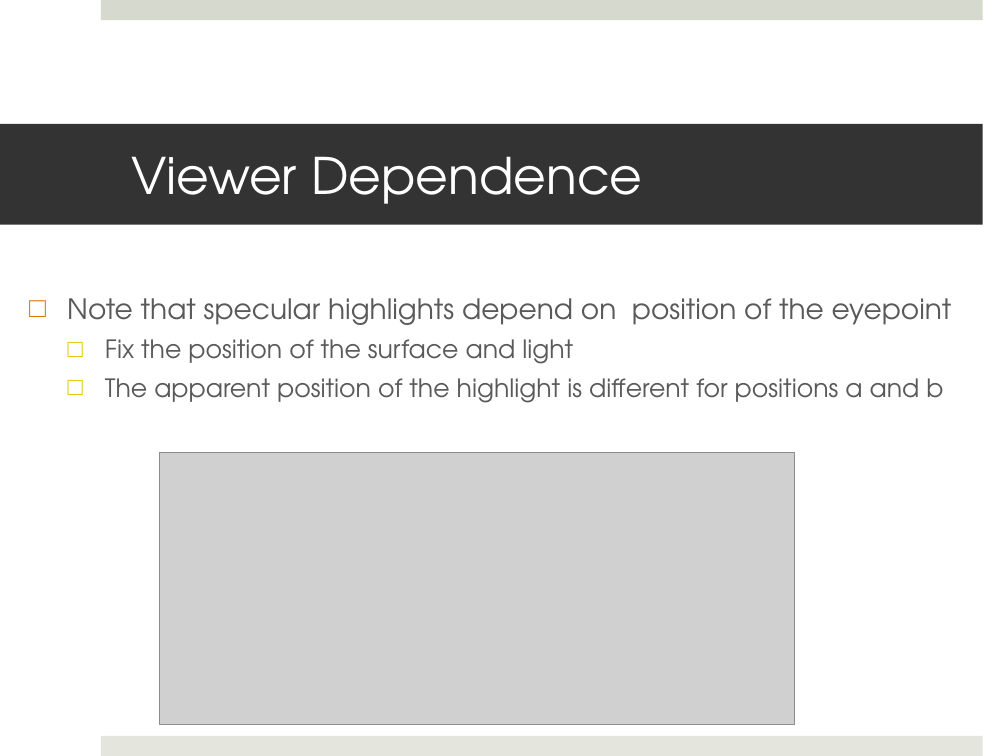
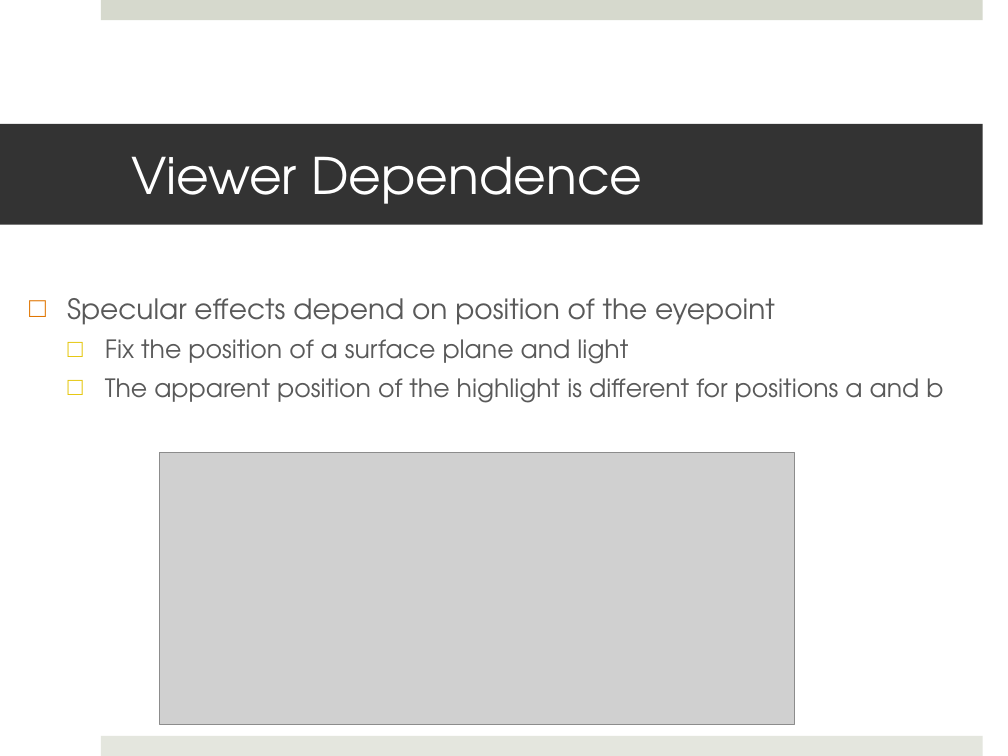
Before and after one commit to shaffer1/UIllinois_Rendering, a slide deck: slide 11 of Lecture-15-Specular BRDFs.pptx (slide 12 before the commit). Drawn at 1008x756 pixels with LibreOffice and Linux fonts; fonts in the diff are those of the drawing; grey boxes stand for pictures. Boxes give left, top, right and bottom in pixels: in the first picture for what was removed or moved away, otherwise in the second. Text is boxed around its words. In the diff, an @@ line names an element or a change of style, - is before the commit and + after.

```diff
--- a/Lecture-15-Specular BRDFs.pptx
+++ b/Lecture-15-Specular BRDFs.pptx
@@ text at [67,298,775,364]: text changed @@
-□ Note that specular highlights depend on position of the eyepoint
-  □ Fix the position of the surface and light
+□ Specular effects depend on position of the eyepoint
+  □ Fix the position of a surface plane and light
```
Also in this commit, not shown: 1 other slide changed, 1 slide removed, 1 other file.
